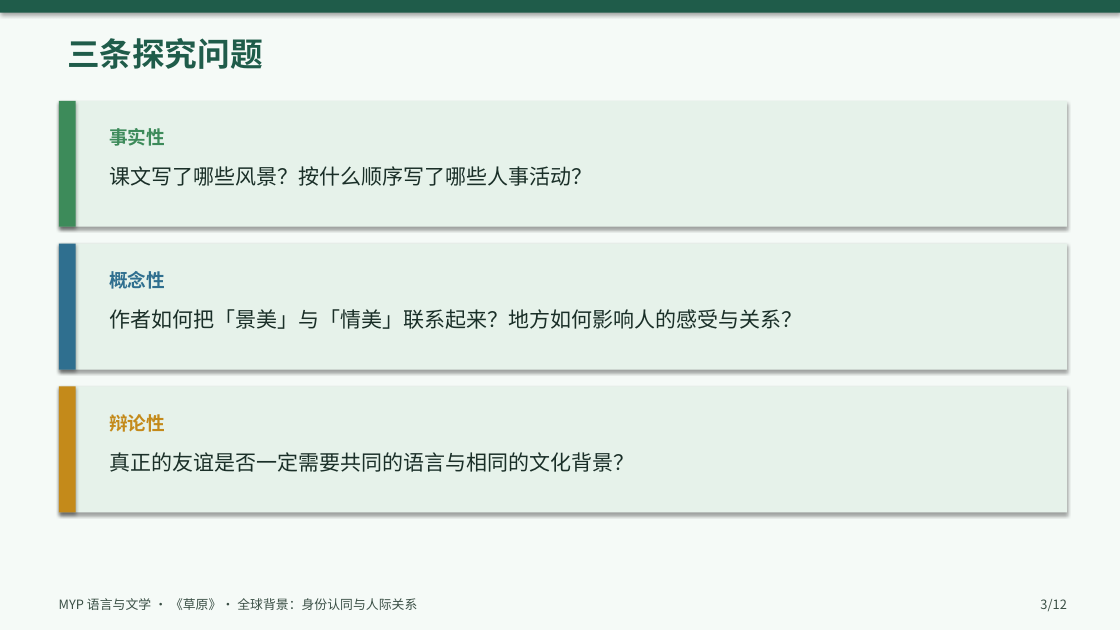
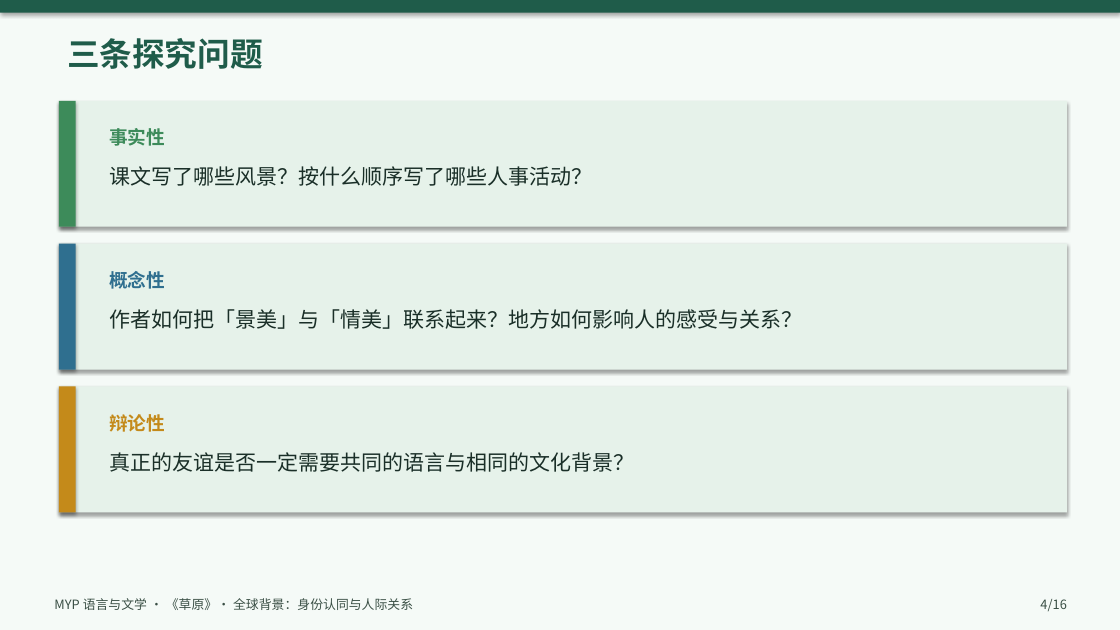
Before and after one commit to cuijinqueen-cyber/IBDP-Chinese-A, a slide deck: slide 4 of ppt/草原_MYP教案课件.pptx (slide 3 before the commit). Drawn at 1120x630 pixels with LibreOffice and Linux fonts; fonts in the diff are those of the drawing. Boxes give left, top, right and bottom in pixels: in the first picture for what was removed or moved away, otherwise in the second. Text is boxed around its words. In the diff, an @@ line names an element or a change of style, - is before the commit and + after.

```diff
--- a/ppt/草原_MYP教案课件.pptx
+++ b/ppt/草原_MYP教案课件.pptx
@@ text "MYP 语言与文学 · 《草原》· 全球背景：身份认同与人际关系": place and size @@
-text "MYP 语言与文学 · 《草原》· 全球背景：身份认同与人际关系" at bbox=[59, 598, 417, 610]
+text "MYP 语言与文学 · 《草原》· 全球背景：身份认同与人际关系" at bbox=[54, 598, 413, 610]
@@ text at bbox=[1040, 599, 1066, 611]: text changed @@
-3/12
+4/16
```
Also in this commit, not shown: 11 other slides changed, 4 slides added, 2 other files.
